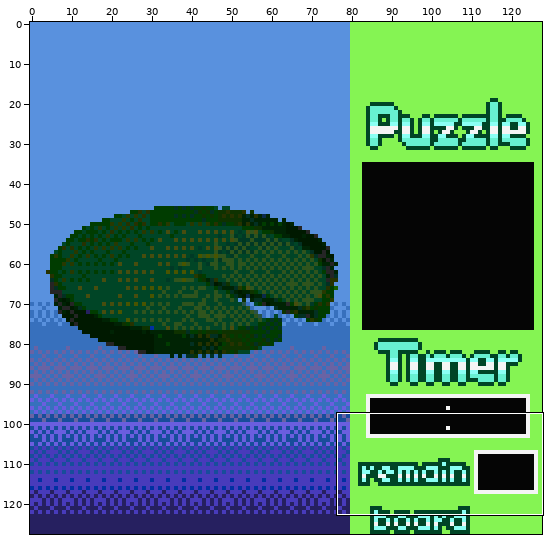
One commit to this pixel-art file: art/scene_updated.aseprite. Above, an overview of the earlier version with the close-up marked.
Close-up. Before:
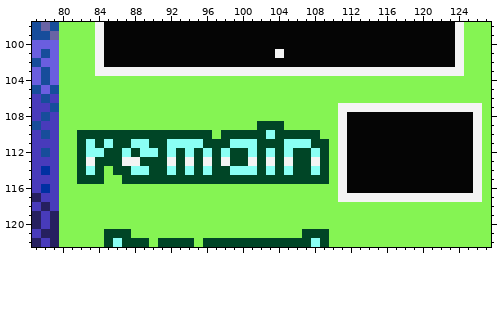
128x128 pixels, 1 frame. Shown: x 77..127, y 98..122.
After the commit:
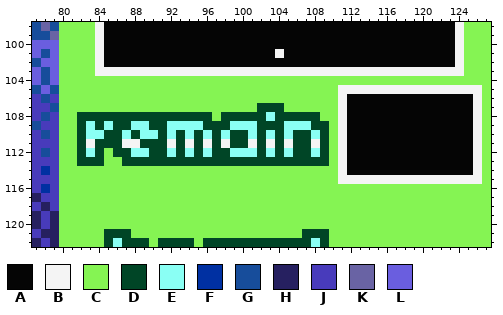
Palette (. is transparent): A #050505  B #f4f4f4  C #85f453  D #004526  E #8afff4  F #0030a2  G #174d9b  H #262060  J #483bbb  K #6963a4  L #6a5edf
The edit:
Layer "Number Backgrounds":
Colour B becomes colour A in row 107 at x 112 to 125.
Colour C becomes colour A in row 106 at x 112 to 125.
Colour A becomes colour B in row 115 at x 112 to 125.
Colour C becomes colour B in row 105 at x 111 to 126; in row 106 at x 111 and 126.
Colour D becomes colour B in row 111 at x 87, 96, 98, 103 and 108.
Colour E becomes colour B in row 111 at x 83, 88, 92, 94, 101 and 105.
Colour A becomes colour C in row 116 at x 112 to 125.
Colour B becomes colour C in row 116 at x 111 and 126; in row 117 at x 111 to 126.
Colour D becomes colour C in row 112 at x 85; in row 113 at x 85 to 86; in row 114 at x 82, 84, 86 to 87, 90 to 91, 93, 95, 97 to 98, 102, 104, 106 to 107 and 109; in row 115 at x 82 to 84 and 87 to 109.
Colour E becomes colour C in row 114 at x 83, 88 to 89, 92, 94, 96, 99 to 101, 103, 105 and 108.
Colour B becomes colour D in row 113 at x 83, 87 to 88, 92, 94, 96, 98, 101, 103, 105 and 108.
Colour C becomes colour D in row 107 at x 102 to 104; in row 108 at x 82 to 96, 98 to 102 and 104 to 108; in row 109 at x 82, 84, 86 to 87, 90 to 91, 96 to 98 and 108 to 109; in row 110 at x 97 and 109.
Colour E becomes colour D in row 111 at x 85, 89, 93, 95, 99 to 100 and 106 to 107; in row 112 at x 84, 87, 90 and 98.
Colour C becomes colour E in row 108 at x 103; in row 109 at x 83, 85, 88 to 89, 92 to 95, 99 to 101 and 105 to 107.
Colour D becomes colour E in row 110 at x 83 to 84, 87, 89 to 90, 92, 94, 96, 98, 101, 105 and 108; in row 112 at x 88 and 99 to 100.
